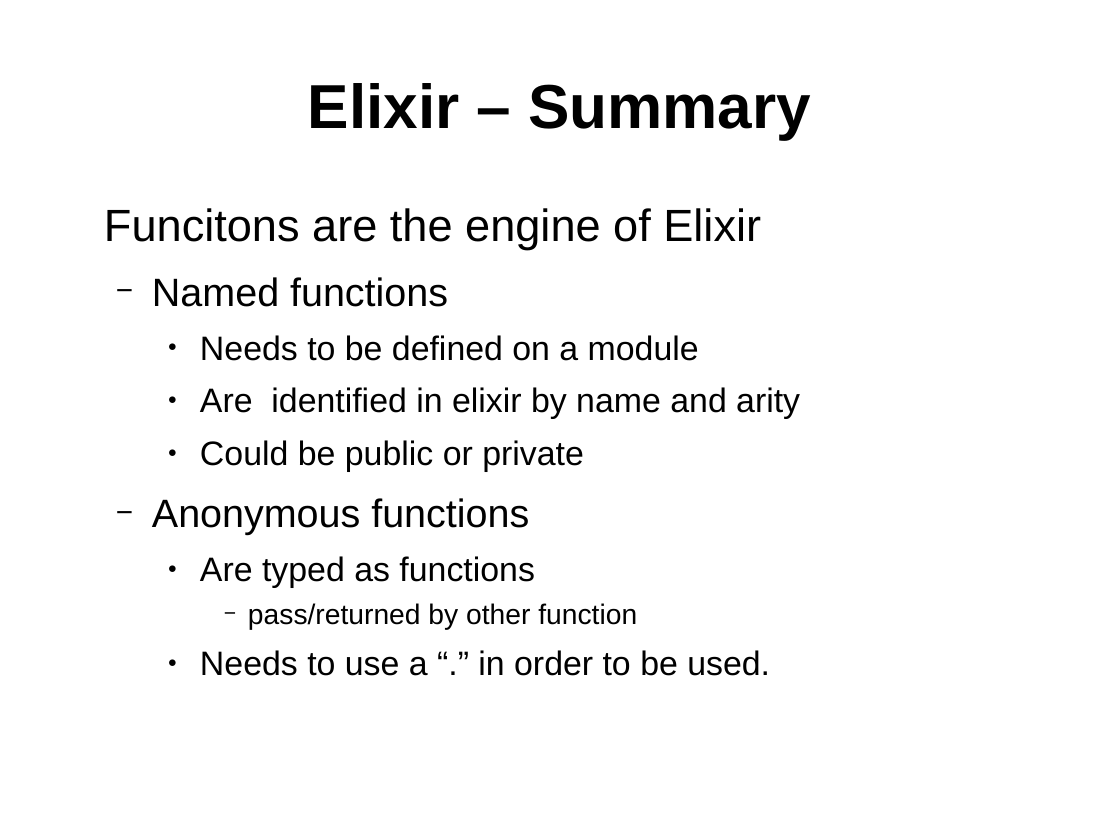
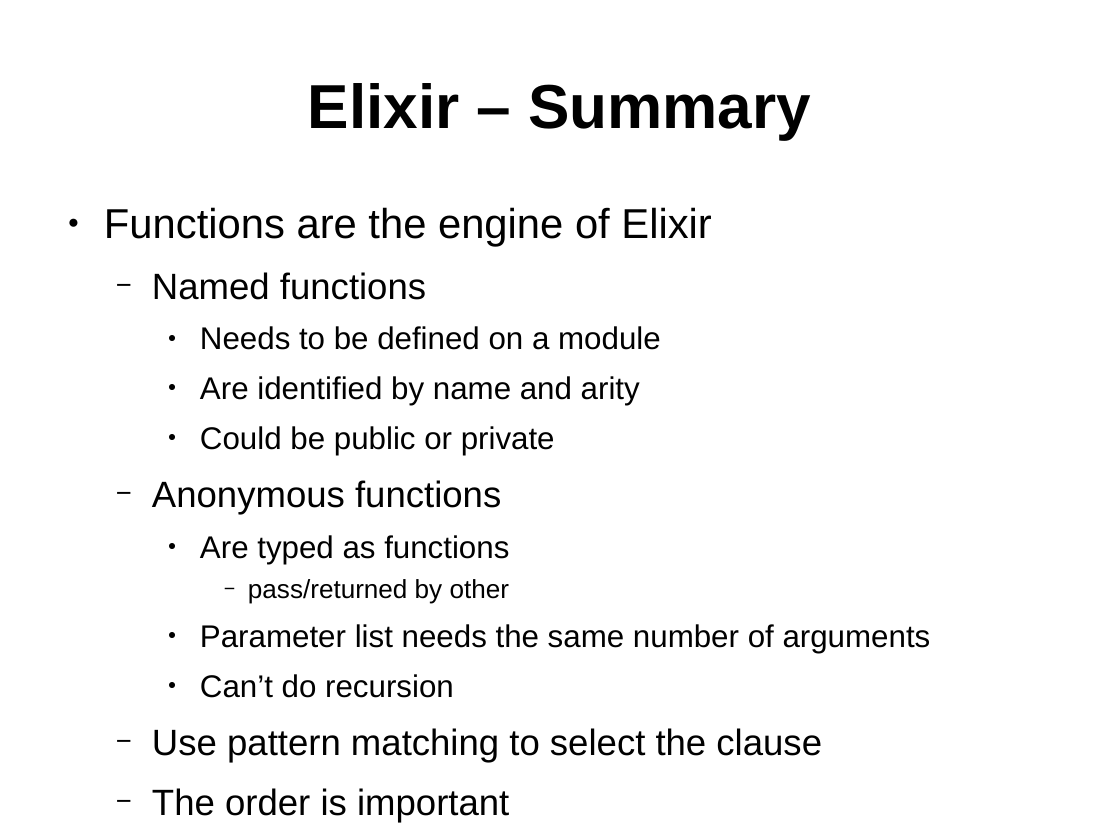
Before and after one commit to ramortegui/talks, a slide deck: slide 17 of elixir-basics-2.odp (slide 16 before the commit). Drawn at 1120x840 pixels with LibreOffice and Linux fonts; fonts in the diff are those of the drawing. Boxes give left, top, right and bottom in pixels: in the first picture for what was removed or moved away, otherwise in the second. Text is boxed around its words. In the diff, an @@ line names an element or a change of style, - is before the commit and + after.

```diff
--- a/elixir-basics-2.odp
+++ b/elixir-basics-2.odp
@@ text at <box>104,207,711,247</box>: text changed; size 32 to 29.6 pt @@
-Funcitons are the engine of Elixir
+● Functions are the engine of Elixir
@@ text at <box>152,272,661,564</box>: size 28 to 25.9 pt in "Named functions", "Anonymous functions"; size 24 to 22.2 pt in "Needs to be defined on a module", "Could be public or private", "Are typed as functions" @@
@@ text at <box>200,376,640,405</box>: text changed; size 24 to 22.2 pt @@
-    ● Are identified in elixir by name and arity
+    ● Are identified by name and arity
@@ text at <box>152,579,931,823</box>: text changed; size 24 to 22.2 pt @@
-      − pass/returned by other function
-    ● Needs to use a “.” in order to be used.
+      − pass/returned by other
+    ● Parameter list needs the same number of arguments
+    ● Can’t do recursion
+  − Use pattern matching to select the clause
+  − The order is important
```
Also in this commit, not shown: 7 other slides changed, 2 slides added, 1 slide removed, 2 other files.
